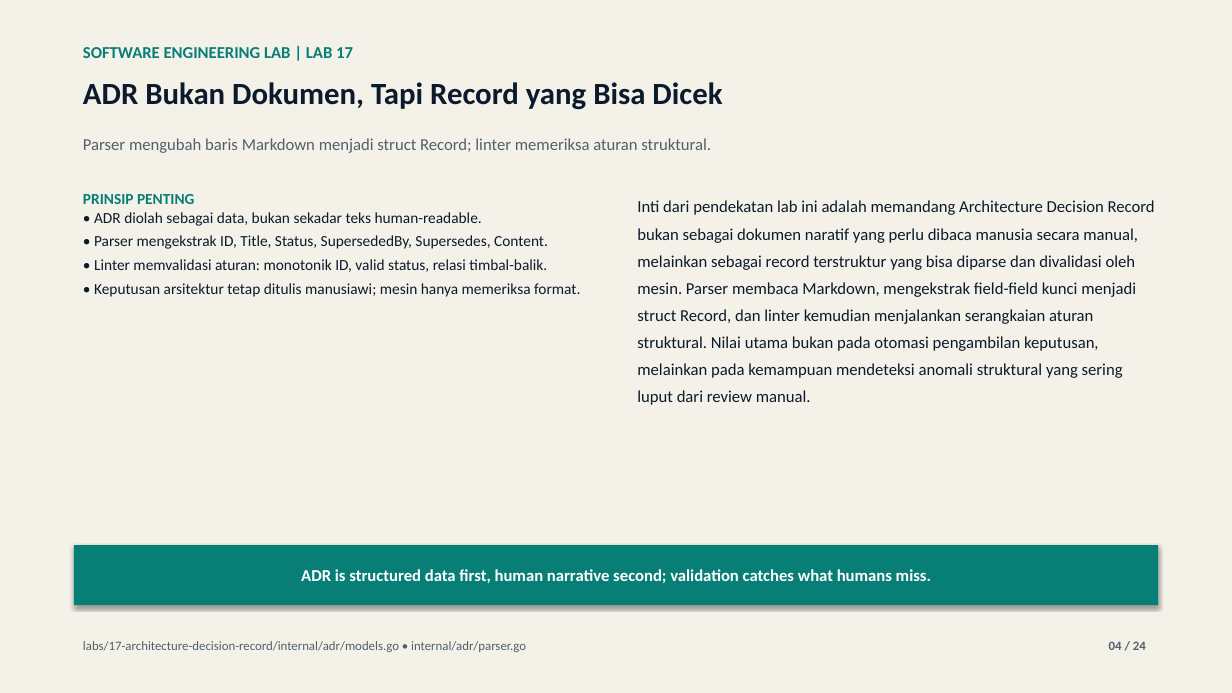
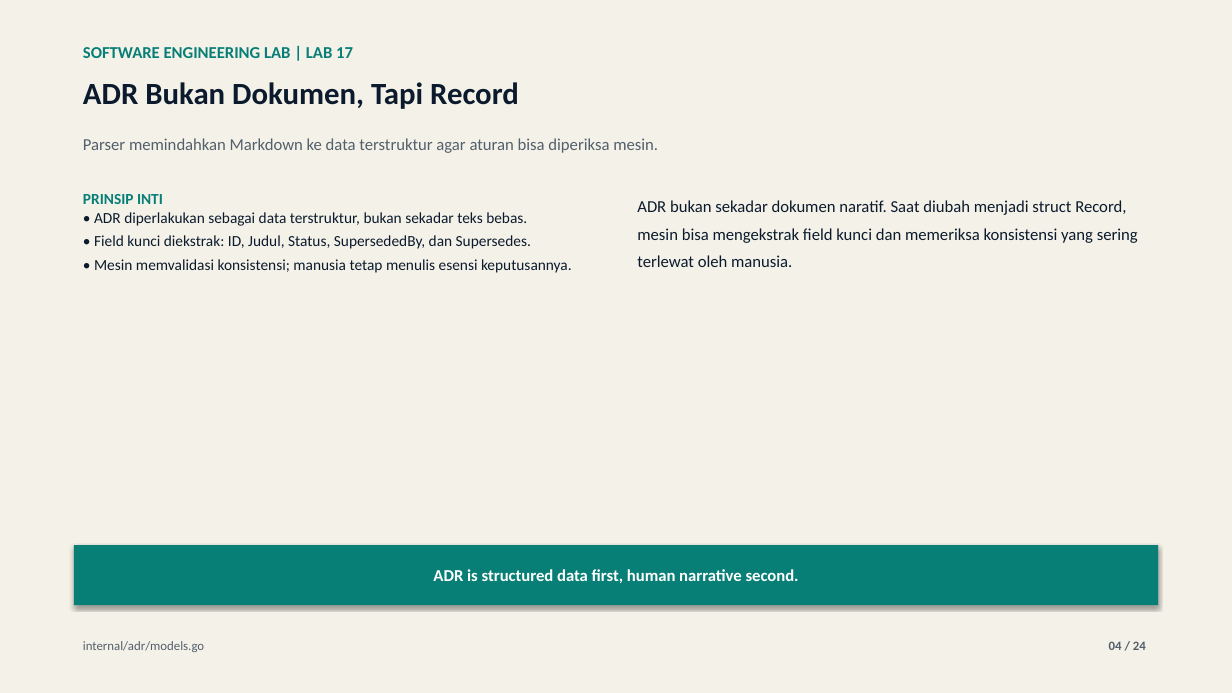
Before and after one commit to lukman-ss/software-engineering-lab, a slide deck: slide 4 of labs/17-architecture-decision-record/result/linkedin/lab-17-architecture-decision-record-carousel.pptx. Drawn at 1232x693 pixels with LibreOffice and Linux fonts; fonts in the diff are those of the drawing. Boxes give left, top, right and bottom in pixels: in the first picture for what was removed or moved away, otherwise in the second. Text is boxed around its words. In the diff, an @@ line names an element or a change of style, - is before the commit and + after.

```diff
--- a/labs/17-architecture-decision-record/result/linkedin/lab-17-architecture-decision-record-carousel.pptx
+++ b/labs/17-architecture-decision-record/result/linkedin/lab-17-architecture-decision-record-carousel.pptx
@@ text at <box>83,82,519,109</box>: text changed @@
-ADR Bukan Dokumen, Tapi Record yang Bisa Dicek
+ADR Bukan Dokumen, Tapi Record
@@ text at <box>83,138,658,153</box>: text changed @@
-Parser mengubah baris Markdown menjadi struct Record; linter memeriksa aturan struktural.
+Parser memindahkan Markdown ke data terstruktur agar aturan bisa diperiksa mesin.
@@ text at <box>83,194,572,273</box>: text changed @@
-PRINSIP PENTING
-• ADR diolah sebagai data, bukan sekadar teks human-readable.
-• Parser mengekstrak ID, Title, Status, SupersededBy, Supersedes, Content.
-• Linter memvalidasi aturan: monotonik ID, valid status, relasi timbal-balik.
-• Keputusan arsitektur tetap ditulis manusiawi; mesin hanya memeriksa format.
+PRINSIP INTI
+• ADR diperlakukan sebagai data terstruktur, bukan sekadar teks bebas.
+• Field kunci diekstrak: ID, Judul, Status, SupersededBy, dan Supersedes.
+• Mesin memvalidasi konsistensi; manusia tetap menulis esensi keputusannya.
@@ text at <box>637,200,1138,267</box>: text changed @@
-Inti dari pendekatan lab ini adalah memandang Architecture Decision Record bukan sebagai dokumen naratif yang perlu dibaca manusia secara manual, melainkan sebagai record terstruktur yang bisa diparse dan divalidasi oleh mesin. Parser membaca Markdown, mengekstrak field-field kunci menjadi struct Record, dan linter kemudian menjalankan serangkaian aturan struktural. Nilai utama bukan pada otomasi pengambilan keputusan, melainkan pada kemampuan mendeteksi anomali struktural yang sering luput dari review manual.
+ADR bukan sekadar dokumen naratif. Saat diubah menjadi struct Record, mesin bisa mengekstrak field kunci dan memeriksa konsistensi yang sering terlewat oleh manusia.
@@ text in rectangle at <box>433,569,799,583</box>: text changed @@
-ADR is structured data first, human narrative second; validation catches what humans miss.
+ADR is structured data first, human narrative second.
@@ text at <box>83,641,204,652</box>: text changed @@
-labs/17-architecture-decision-record/internal/adr/models.go • internal/adr/parser.go
+internal/adr/models.go
```
Also in this commit, not shown: 21 other slides changed, 5 other files.
